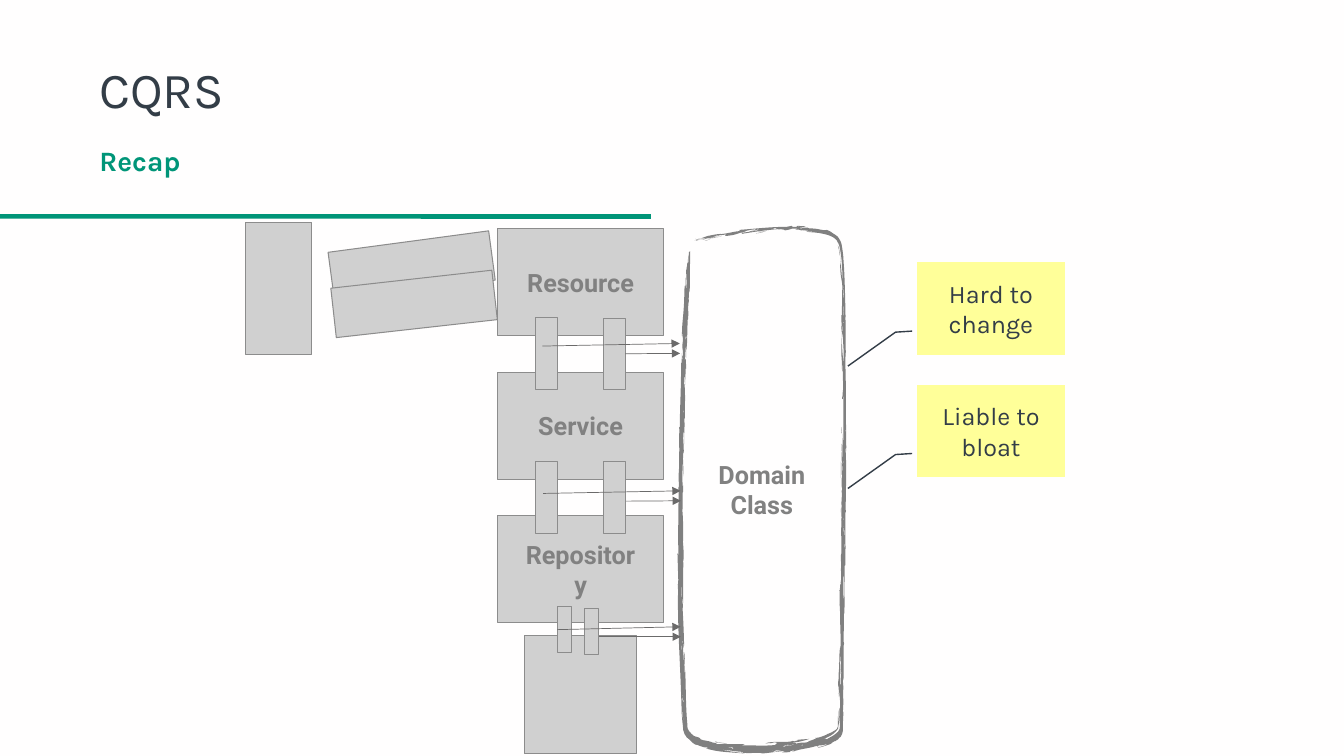
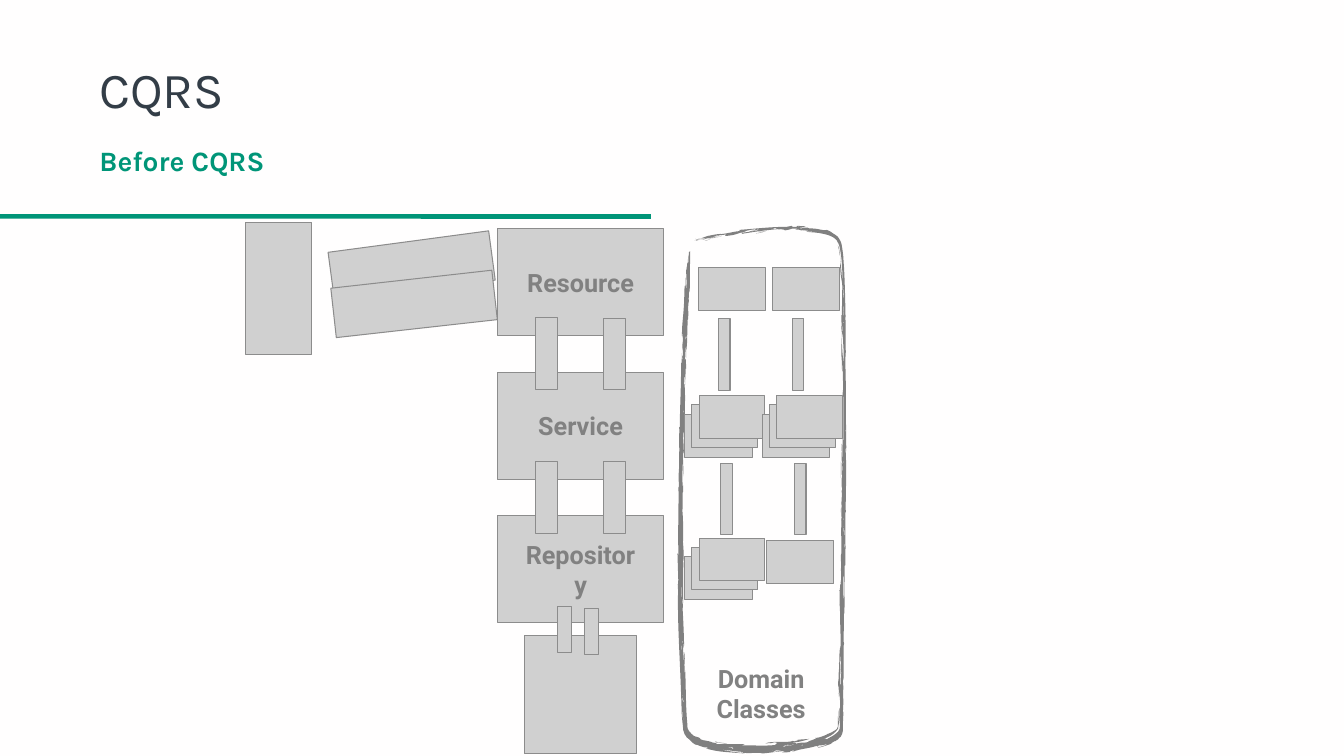
Before and after one commit to danielwagstaff/training, a slide deck: slide 7 of event-sourcing/Event Sourcing in a Microservices Environment.pptx (slide 6 before the commit). Drawn at 1344x756 pixels with LibreOffice and Linux fonts; fonts in the diff are those of the drawing; grey boxes stand for pictures; background and template pictures are left out. Boxes give left, top, right and bottom in pixels: in the first picture for what was removed or moved away, otherwise in the second. Text is boxed around its words. In the diff, an @@ line names an element or a change of style, - is before the commit and + after.

```diff
--- a/event-sourcing/Event Sourcing in a Microservices Environment.pptx
+++ b/event-sourcing/Event Sourcing in a Microservices Environment.pptx
@@ text at <box>99,151,264,176</box>: text changed @@
-Recap
+Before CQRS
@@ picture added at <box>699,267,766,311</box> @@
@@ picture added at <box>772,267,840,311</box> @@
@@ callout removed at <box>918,262,1066,355</box> @@
-Hard to change
@@ picture added at <box>719,319,730,390</box> @@
@@ picture added at <box>792,319,804,390</box> @@
@@ arrow removed from (542, 346) to (680, 344) @@
@@ arrow removed from (625, 354) to (681, 354) @@
@@ callout removed at <box>918,385,1066,478</box> @@
-Liable to bloat
@@ picture added at <box>685,414,752,458</box> @@
@@ picture added at <box>693,405,758,448</box> @@
@@ picture added at <box>700,395,765,438</box> @@
@@ picture added at <box>762,414,830,458</box> @@
@@ picture added at <box>769,405,835,448</box> @@
@@ picture added at <box>776,395,842,438</box> @@
@@ picture added at <box>721,463,732,534</box> @@
@@ picture added at <box>795,463,806,534</box> @@
@@ arrow removed from (543, 494) to (681, 491) @@
@@ arrow removed from (626, 501) to (682, 501) @@
@@ picture added at <box>700,538,765,581</box> @@
@@ picture added at <box>685,557,752,600</box> @@
@@ picture added at <box>693,547,758,590</box> @@
@@ picture added at <box>767,540,835,584</box> @@
@@ arrow removed from (558, 630) to (681, 627) @@
@@ arrow removed from (599, 637) to (682, 637) @@
@@ text at <box>717,669,806,718</box>: text changed @@
-Domain Class
+Domain Classes
```
Also in this commit, not shown: 35 other slides changed, 13 slides added, 2 slides removed.
